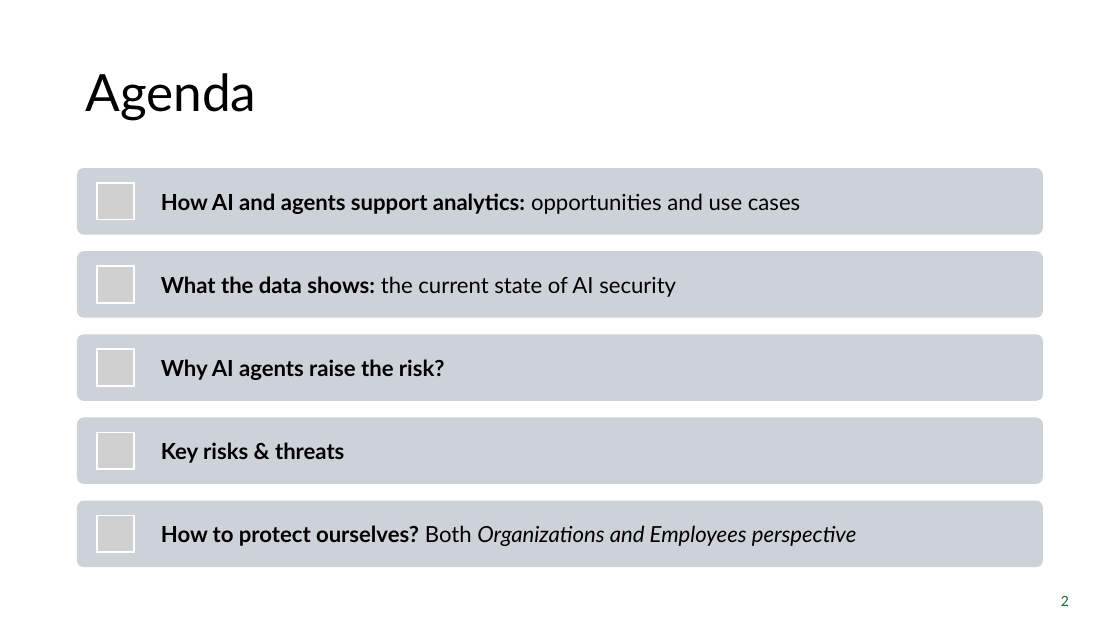
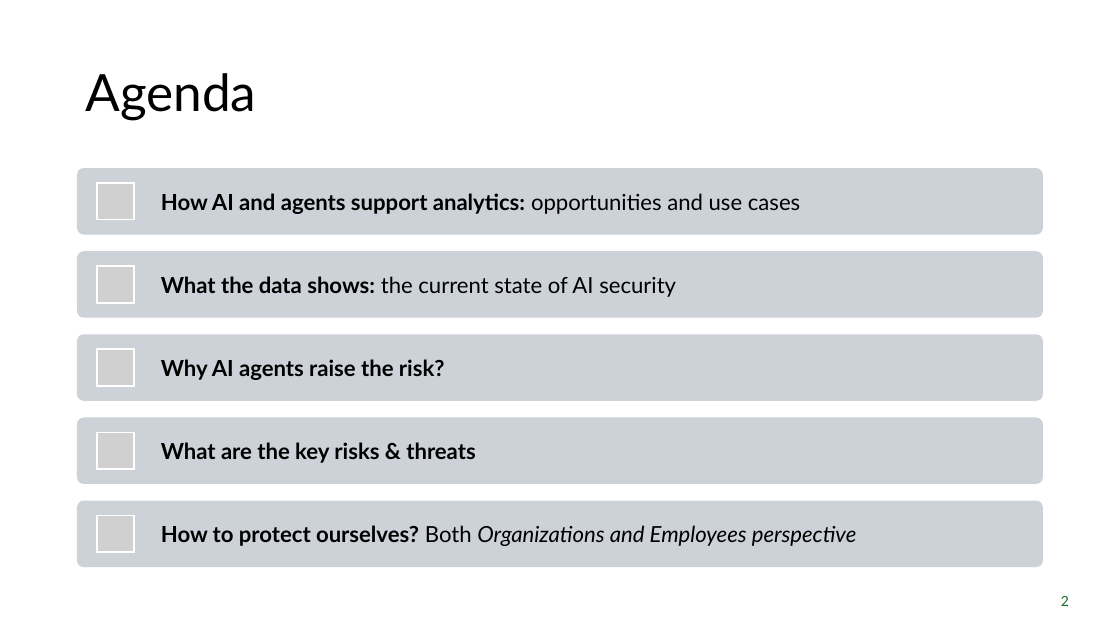
Before and after one commit to SciLifeLab-Training/using-ai-in-lifescience, a slide deck: slide 2 of materials/Cybersecurity_Using_AI_in_lifescience_A_primer.pptx. Drawn at 1120x630 pixels with LibreOffice and Linux fonts; fonts in the diff are those of the drawing; grey boxes stand for pictures; background and template pictures are left out. Boxes give left, top, right and bottom in pixels: in the first picture for what was removed or moved away, otherwise in the second. Text is boxed around its words. In the diff, an @@ line names an element or a change of style, - is before the commit and + after.

```diff
--- a/materials/Cybersecurity_Using_AI_in_lifescience_A_primer.pptx
+++ b/materials/Cybersecurity_Using_AI_in_lifescience_A_primer.pptx
@@ text at [161,442,475,463]: text changed @@
-Key risks & threats
+What are the key risks & threats
```
Also in this commit, not shown: 7 other slides changed, 1 other file.
